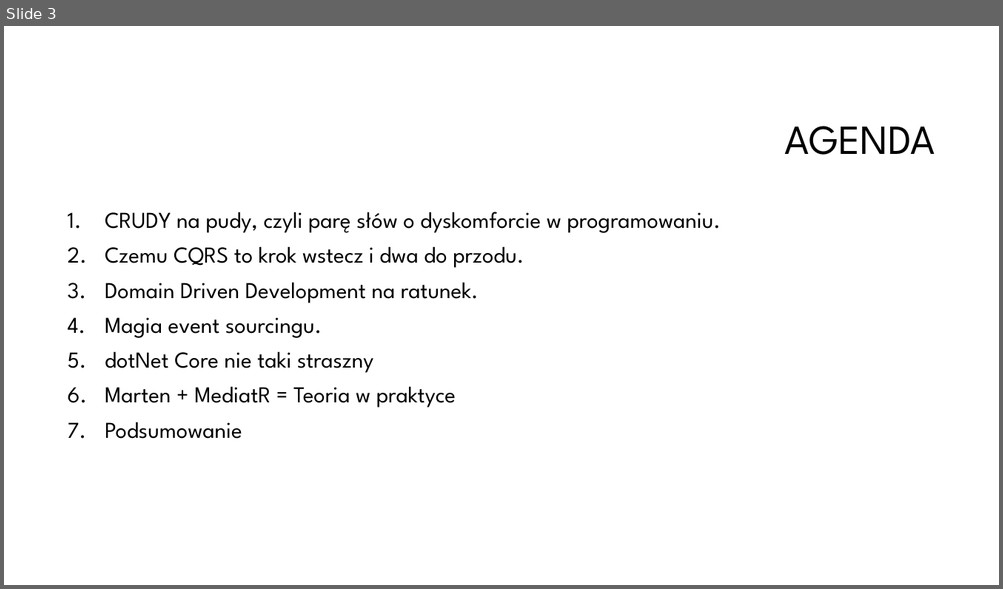
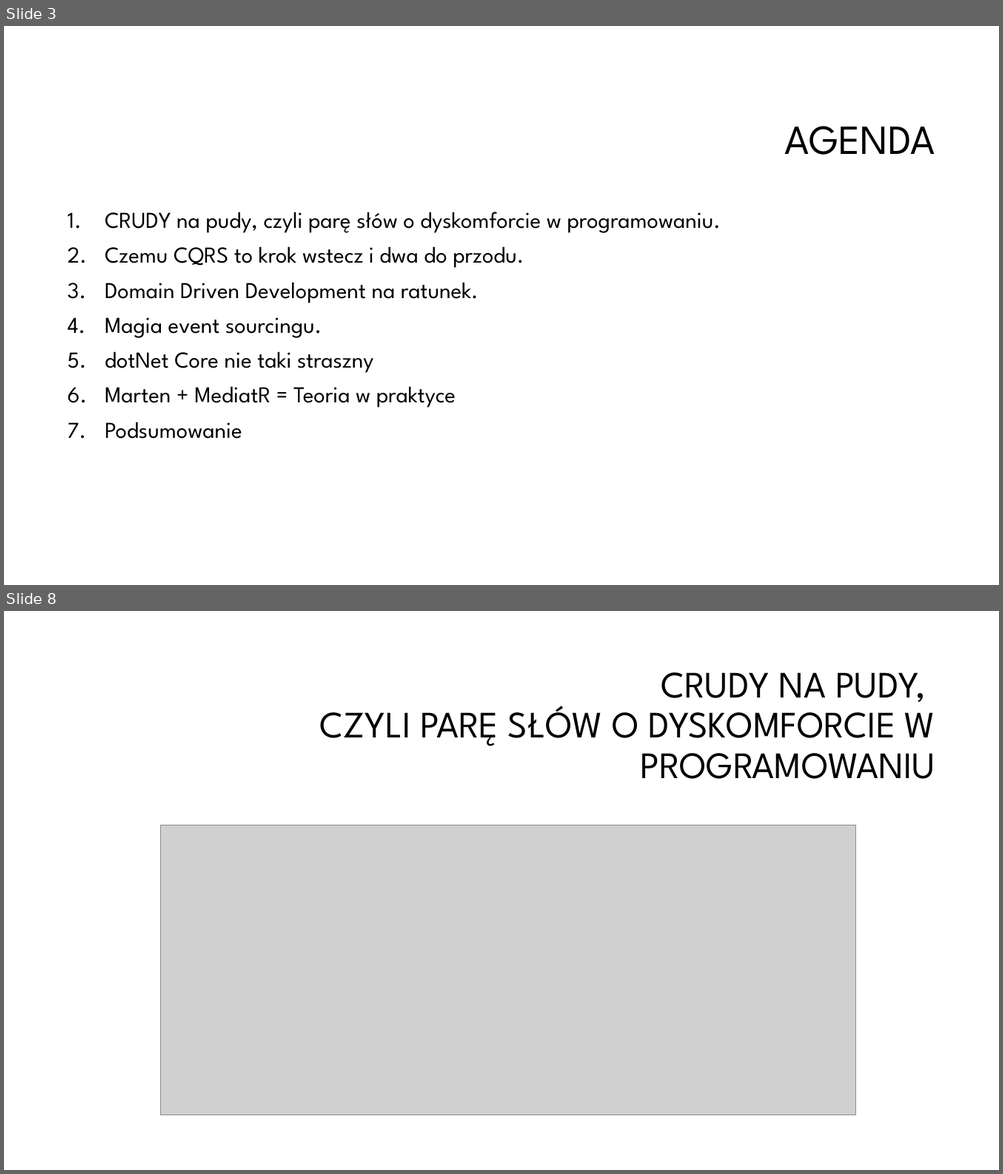
Before and after one commit to oskardudycz/EventSourcing.NetCore, a slide deck: Slides.pptx. Shown one above the other, each under a label of ours: slide 3 before the commit, slides 3 and 8 after it; the slides between them are not shown. The pictures are 1003x589 and 1003x1174 pixels, drawn with LibreOffice and Linux fonts; fonts in the diff are those of the drawing; grey boxes stand for pictures; background and template pictures are left out. Boxes give left, top, right and bottom in pixels: in the first picture for what was removed or moved away, otherwise in the second. Text is boxed around its words. In the diff, an @@ line names an element or a change of style, - is before the commit and + after.

```diff
--- a/Slides.pptx
+++ b/Slides.pptx
@@ slide 8 added at [4,611,999,1170], background #FFFFFF @@
@@ title added at [319,672,935,779], 36 pt, text #000000 @@
+CRUDY NA PUDY,
+CZYLI PARĘ SŁÓW O DYSKOMFORCIE W PROGRAMOWANIU
@@ picture added at [161,826,855,1116] @@
```
Also in this commit, not shown: 8 other slides added.
